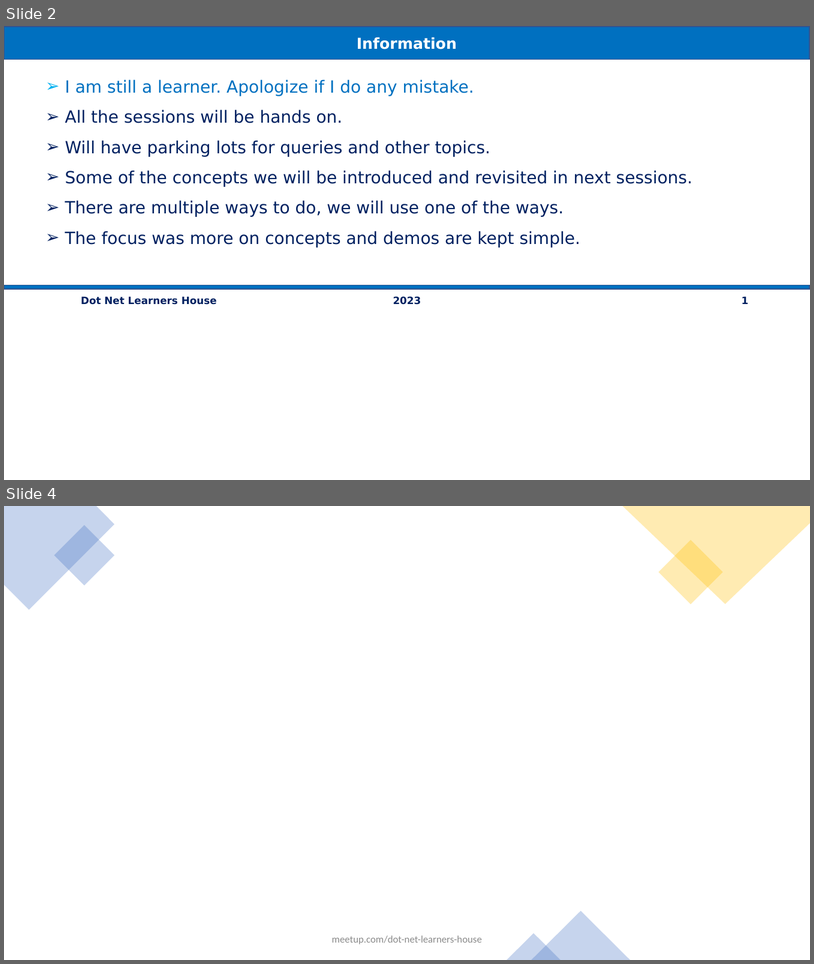
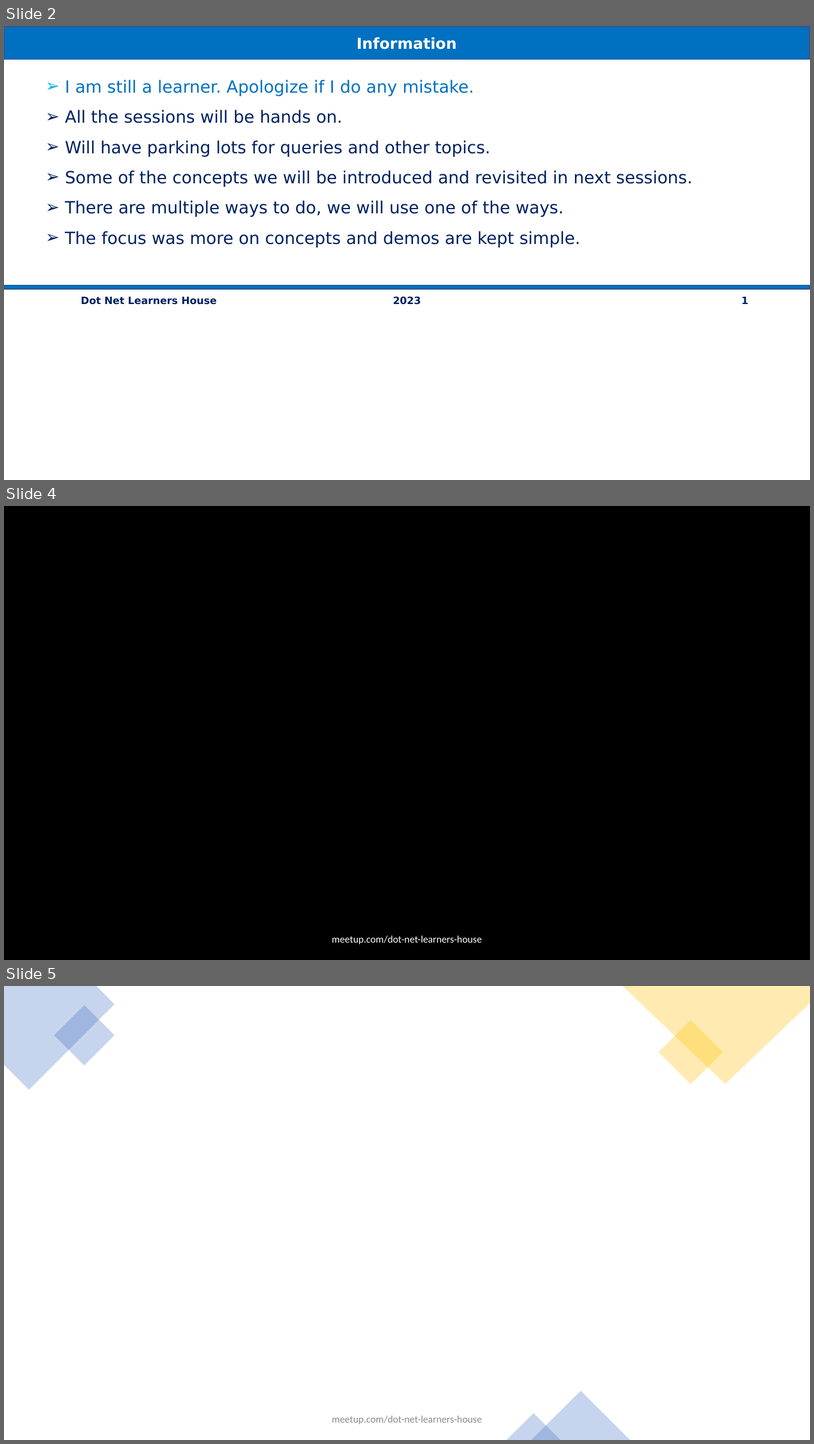
Before and after one commit to vishipayyallore/speaker-series-2023, a slide deck: TechTalk.pptx. Shown one above the other, each under a label of ours: slides 2 and 4 before the commit, slides 2, 4 and 5 after it; the slides between them are not shown. The pictures are 814x964 and 814x1444 pixels, drawn with LibreOffice and Linux fonts; fonts in the diff are those of the drawing; background and template pictures are left out. Boxes give left, top, right and bottom in pixels: in the first picture for what was removed or moved away, otherwise in the second. Text is boxed around its words. In the diff, an @@ line names an element or a change of style, - is before the commit and + after.

```diff
--- a/TechTalk.pptx
+++ b/TechTalk.pptx
@@ slide 4 added at (x1=4, y1=506, x2=810, y2=960), background picture (left out) @@
@@ text added at (x1=332, y1=935, x2=482, y2=944), 12 pt, text #FFFFFF @@
+meetup.com/dot-net-learners-house
@@ what was slide 4 is now slide 5 @@
```
Also in this commit, not shown: 1 slide changed, 18 other files.
